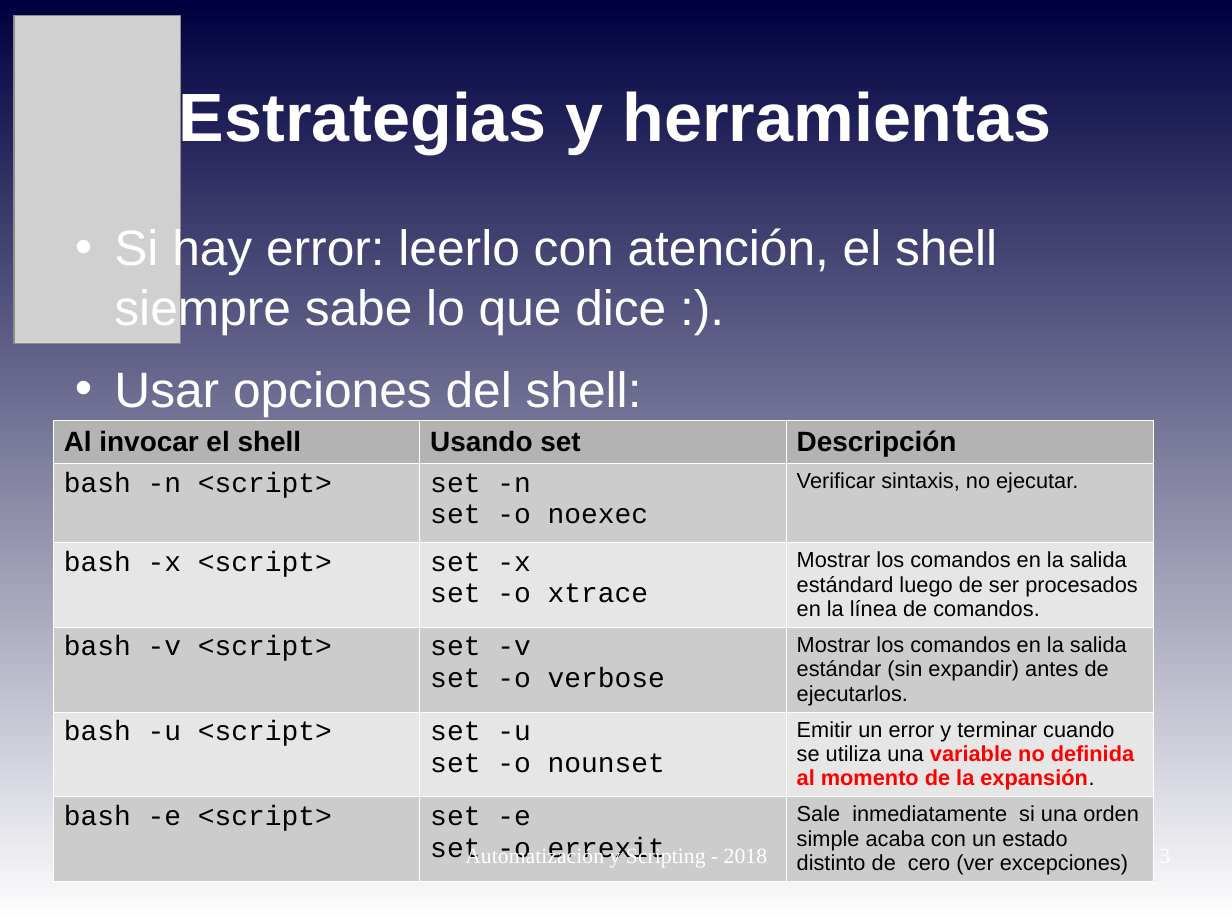
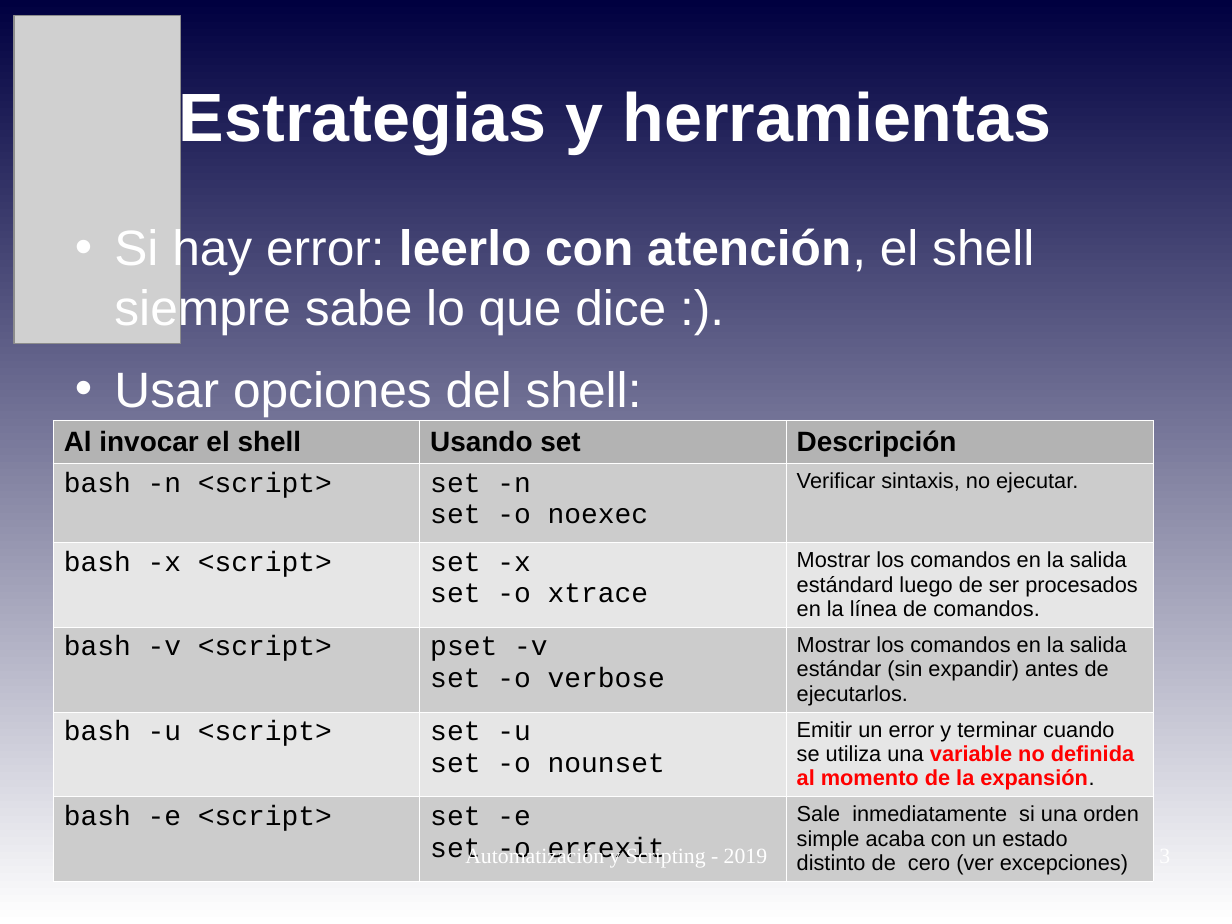
Before and after one commit to niniadcobre/-AutoyScripting, a slide deck: slide 3 of clases/AYS_clase07.odp. Drawn at 1232x924 pixels with LibreOffice and Linux fonts; fonts in the diff are those of the drawing; grey boxes stand for pictures. Boxes give left, top, right and bottom in pixels: in the first picture for what was removed or moved away, otherwise in the second. Text is boxed around its words. In the diff, an @@ line names an element or a change of style, - is before the commit and + after.

```diff
--- a/clases/AYS_clase07.odp
+++ b/clases/AYS_clase07.odp
@@ text at box(114, 226, 1034, 335): bold on in "leerlo con atención," @@
@@ table at box(53, 420, 1153, 879) @@
-row 4, column 2: set -v set -o verbose
+row 4, column 2: pset -v set -o verbose
@@ text at box(465, 846, 768, 867): text changed @@
-Automatización y Scripting - 2018
+Automatización y Scripting - 2019
```
Also in this commit, not shown: 3 other slides changed, 1 other file.
